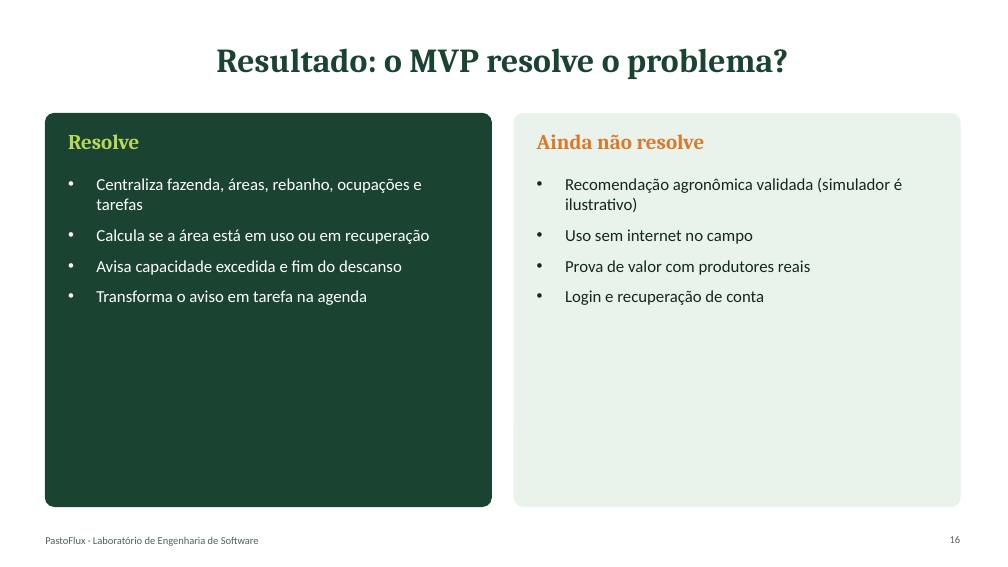
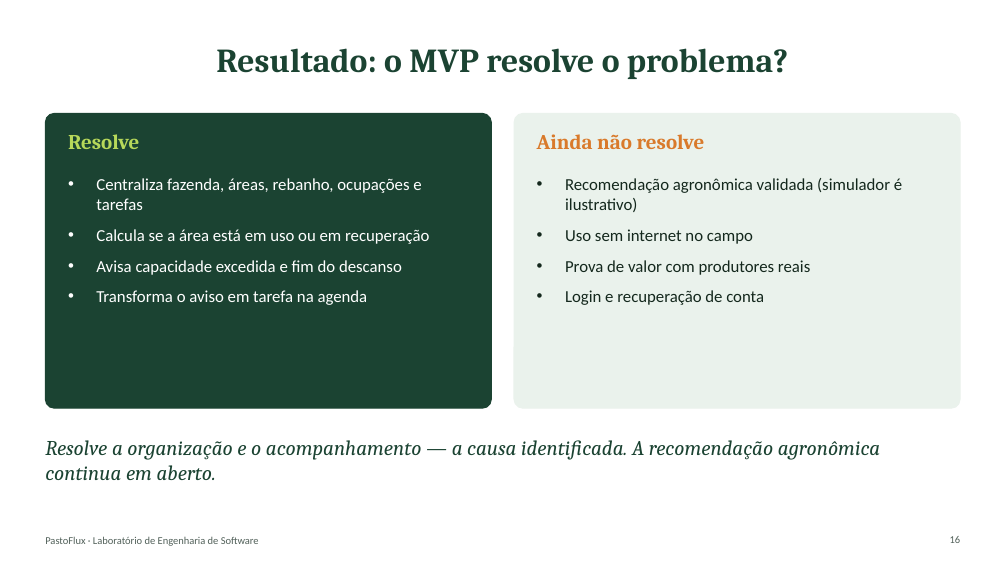
Before and after one commit to lucgoncalvess/pastoflux, a slide deck: slide 16 of documentacao/PastoFlux - Apresentacao Final.pptx. Drawn at 1008x567 pixels with LibreOffice and Linux fonts; fonts in the diff are those of the drawing. Boxes give left, top, right and bottom in pixels: in the first picture for what was removed or moved away, otherwise in the second. Text is boxed around its words. In the diff, an @@ line names an element or a change of style, - is before the commit and + after.

```diff
--- a/documentacao/PastoFlux - Apresentacao Final.pptx
+++ b/documentacao/PastoFlux - Apresentacao Final.pptx
@@ rounded rectangle resized from (x1=45, y1=113, x2=492, y2=507) to (x1=45, y1=113, x2=492, y2=408) @@
@@ rounded rectangle at (x1=45, y1=113, x2=492, y2=408): proportions changed @@
@@ rounded rectangle at (x1=514, y1=113, x2=960, y2=408): proportions changed @@
@@ rounded rectangle resized from (x1=514, y1=113, x2=960, y2=507) to (x1=514, y1=113, x2=960, y2=408) @@
@@ text added at (x1=45, y1=440, x2=880, y2=480), 20 pt, text #1B4332, italic @@
+Resolve a organização e o acompanhamento — a causa identificada. A recomendação agronômica continua em aberto.
```
Also in this commit, not shown: 5 other slides changed, 2 other files.
